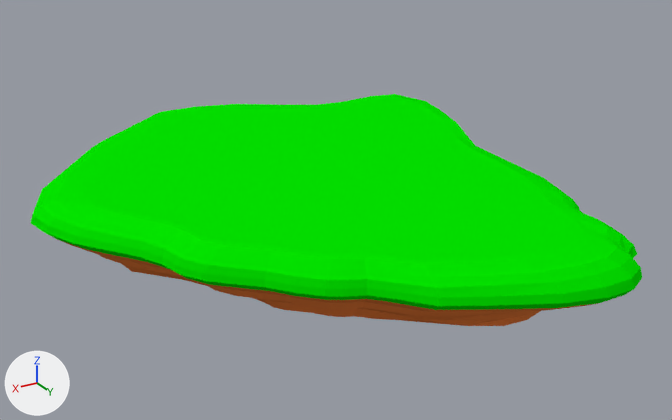
The Blender file Assets/Resources/Models/Islands/Island4.blend as it was, and as the next commit left it.
Rendered twice from a 50 mm lens placed at (6.64, 11.16, 6.22), pointed at (-0.77, -1.19, 0.05). Lighting does not change. The marker at lower left points along +X, +Y and +Z.
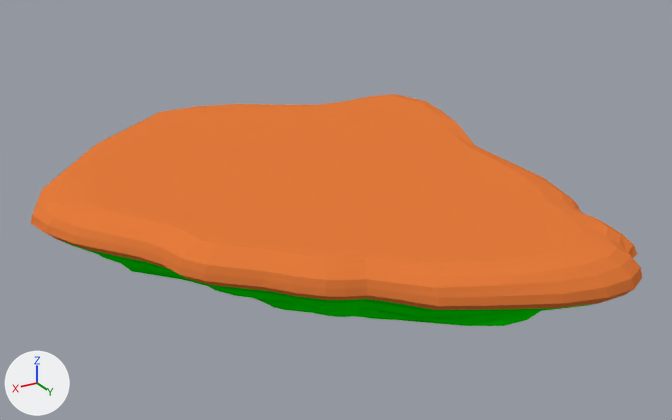
Pixel boxes (x1, y1, x2, y2) of what changed, in the pictures (672 x 420 px):
part 1 of me_cube_002, recoloured
    both: (62, 241, 598, 326)
part 2 of me_cube_002, recoloured (green to orange)
    both: (31, 94, 642, 310)

The edits, one by one:
me_cube_002 has 673 vertices, 693 faces and spans x -4.77..3.91, y -6.22..3.75, z -1.32..0.74.
me_cube_002 is used by ob_cube; location (0.0, 0.0, 0.03).
me_cube_002 part 1: all 352 faces that had it switch from mat_rock (orange #e77d3d) to mat_grass (green #05e700).
me_cube_002 part 2: all 341 faces that had it switch from mat_grass (green #05e700) to mat_rock (orange #e77d3d).
